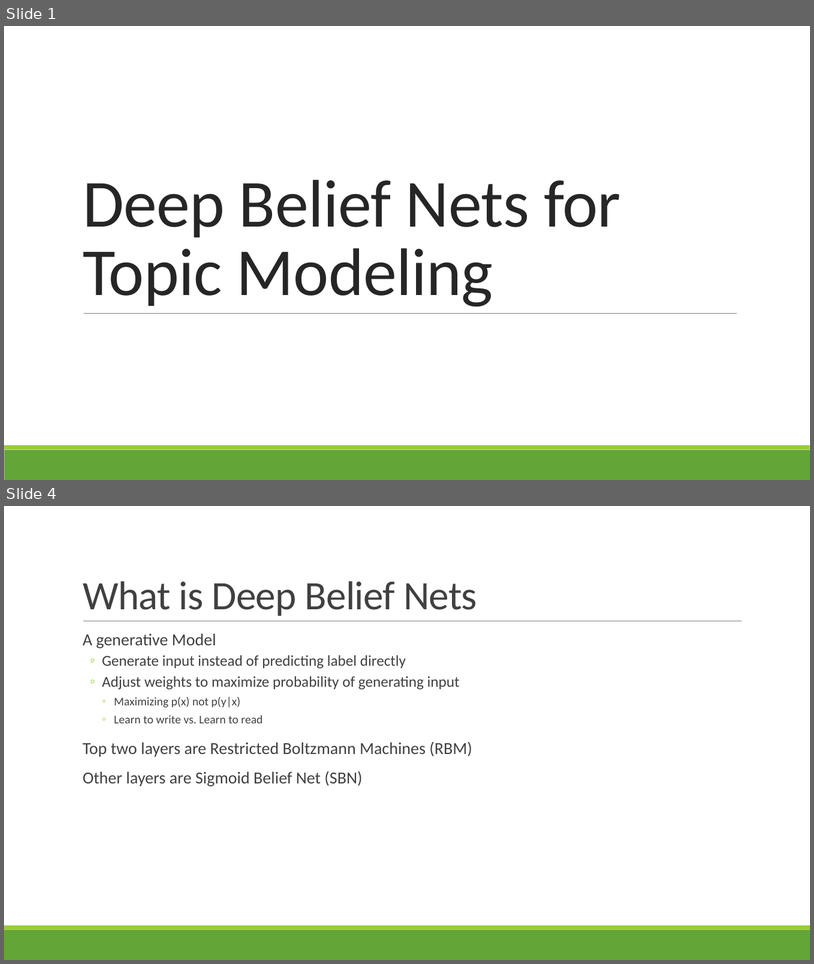
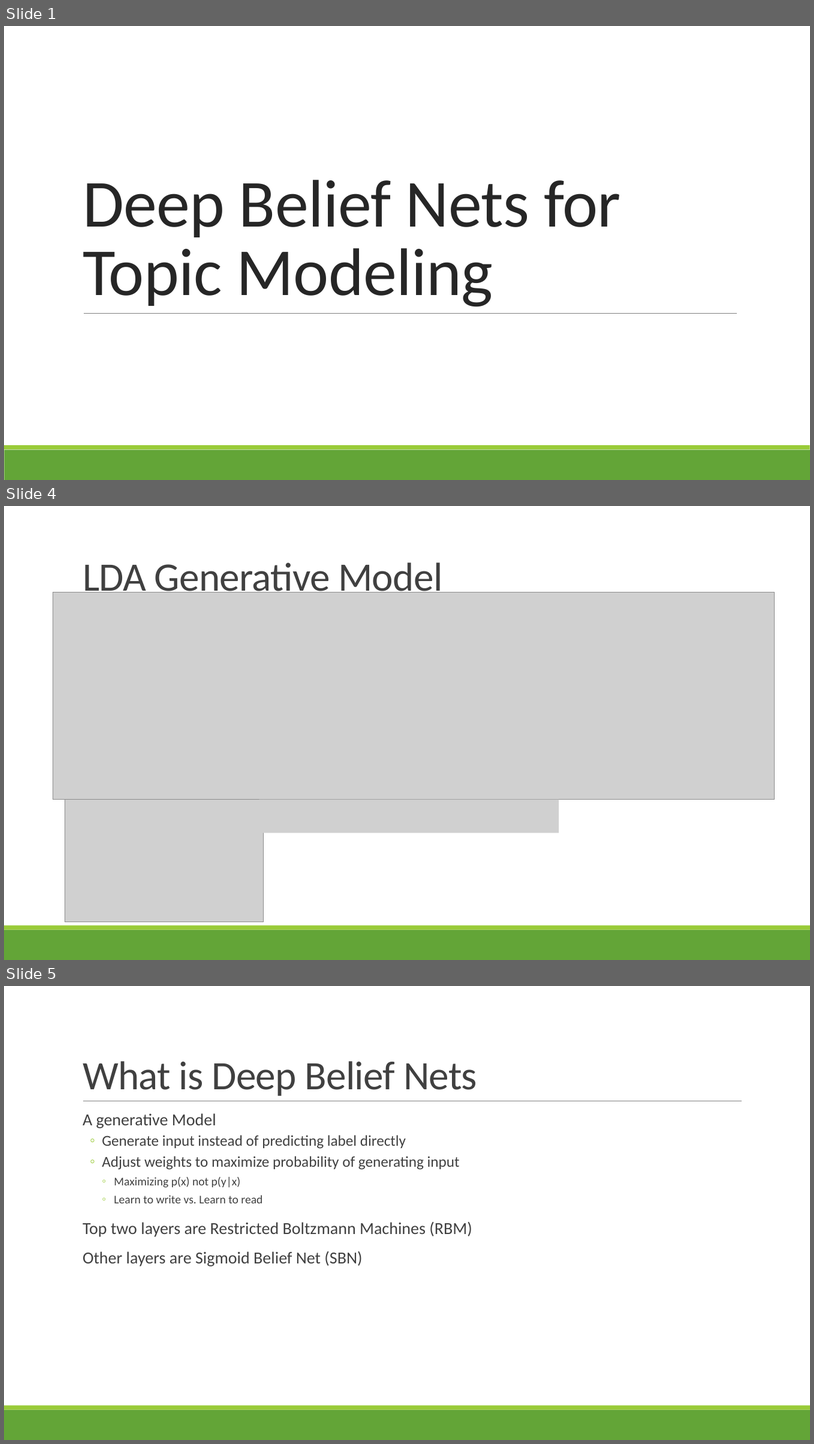
Before and after one commit to dingchaoz/machine_learning, a slide deck: HW4/DBN-v2.pptx. Shown one above the other, each under a label of ours: slides 1 and 4 before the commit, slides 1, 4 and 5 after it; the slides between them are not shown. The pictures are 814x964 and 814x1444 pixels, drawn with LibreOffice and Linux fonts; fonts in the diff are those of the drawing; grey boxes stand for pictures. Boxes give left, top, right and bottom in pixels: in the first picture for what was removed or moved away, otherwise in the second. Text is boxed around its words. In the diff, an @@ line names an element or a change of style, - is before the commit and + after.

Commit message:
added slides about LDA and topic models

```diff
--- a/HW4/DBN-v2.pptx
+++ b/HW4/DBN-v2.pptx
@@ slide 4 added at [4,506,810,960], background #FFFFFF; not listed: 2 template elements that a slide beside it also shows @@
@@ title added at [83,562,443,600], 48 pt, text #404040 @@
+LDA Generative Model
@@ picture added at [53,592,775,799] @@
@@ picture added at [65,799,264,922] @@
@@ picture added at [259,799,560,832] @@
@@ what was slide 4 is now slide 5 @@
```
Also in this commit, not shown: 2 slides changed, 2 other slides added, 3 slides removed.
